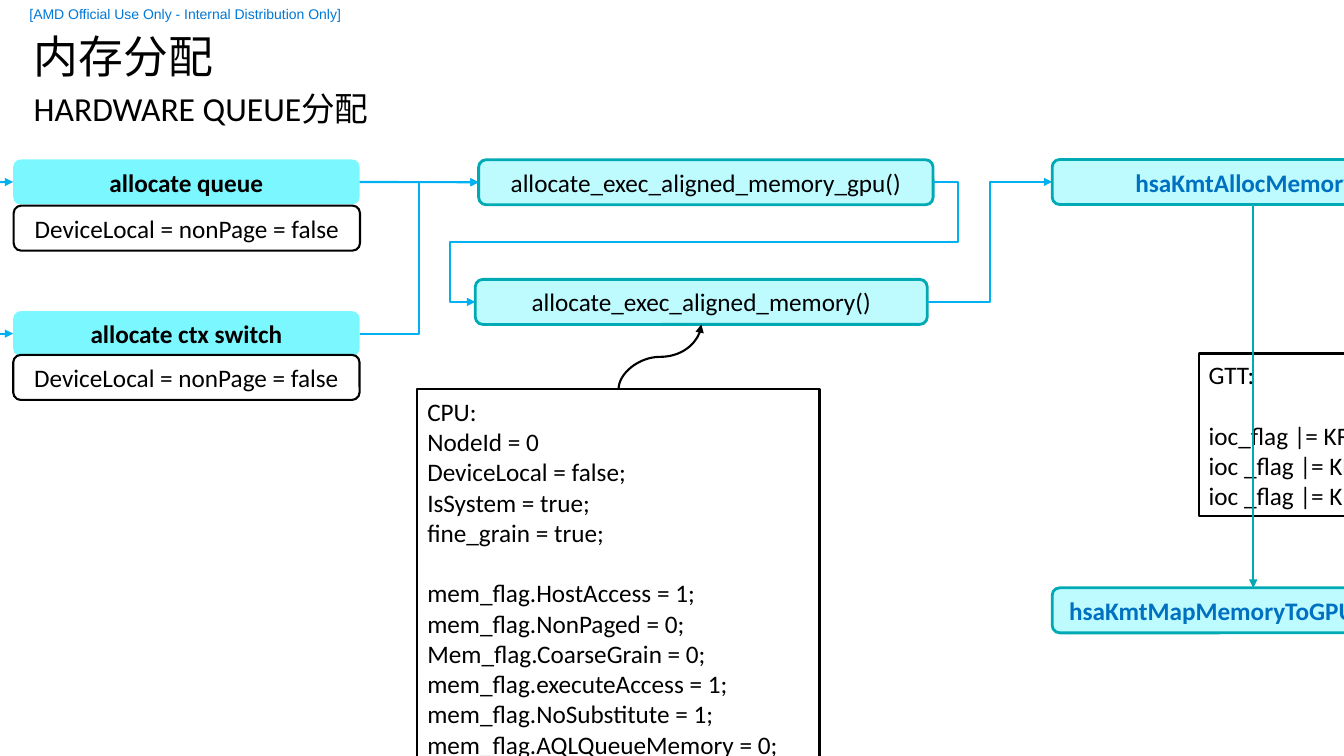
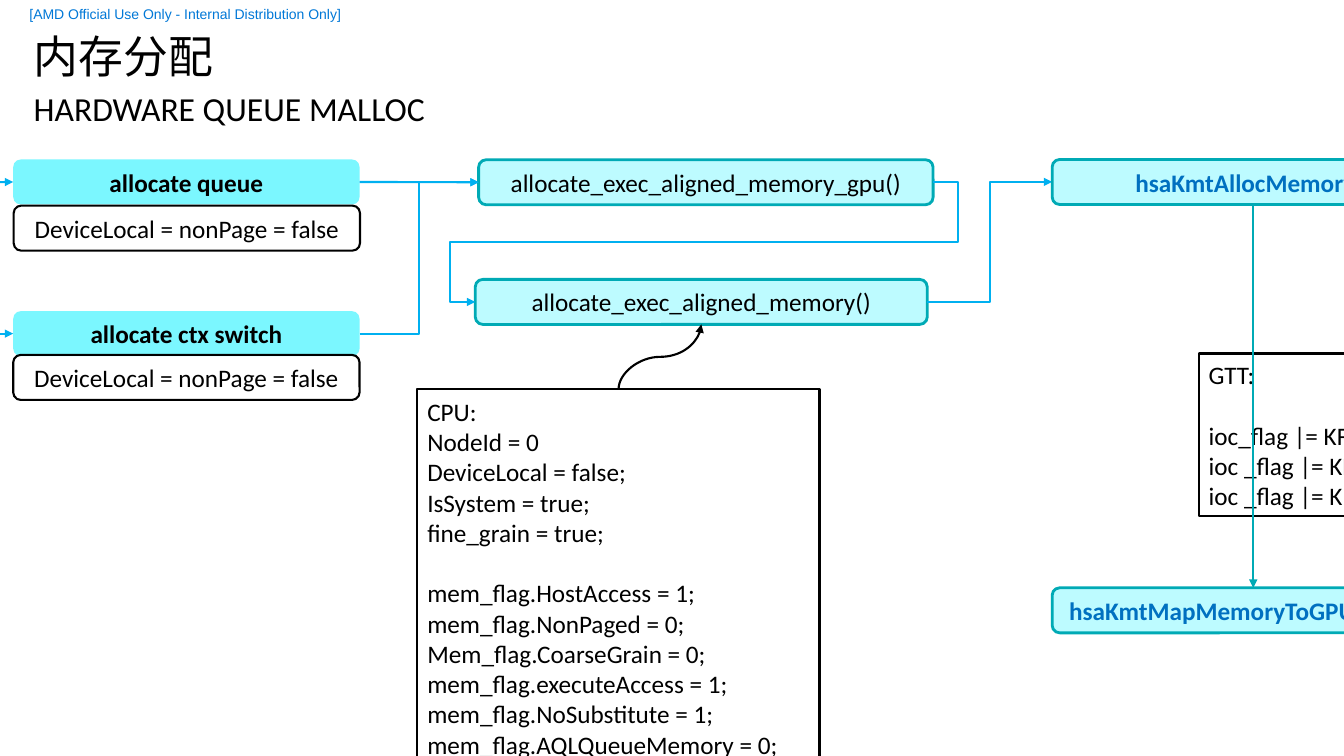
Before and after one commit to feifei14119/KmtHsaStudy, a slide deck: slide 16 of doc/HSA-KMT.pptx (slide 5 before the commit). Drawn at 1344x756 pixels with LibreOffice and Linux fonts; fonts in the diff are those of the drawing; background and template pictures are left out. Boxes give left, top, right and bottom in pixels: in the first picture for what was removed or moved away, otherwise in the second. Text is boxed around its words. In the diff, an @@ line names an element or a change of style, - is before the commit and + after.

```diff
--- a/doc/HSA-KMT.pptx
+++ b/doc/HSA-KMT.pptx
@@ text at box(34, 99, 425, 126): text changed @@
-HARDWARE QUEUE分配
+HARDWARE QUEUE MALLOC
```
Also in this commit, not shown: 16 other slides changed, 10 slides added, 2 slides removed, 38 other files.
